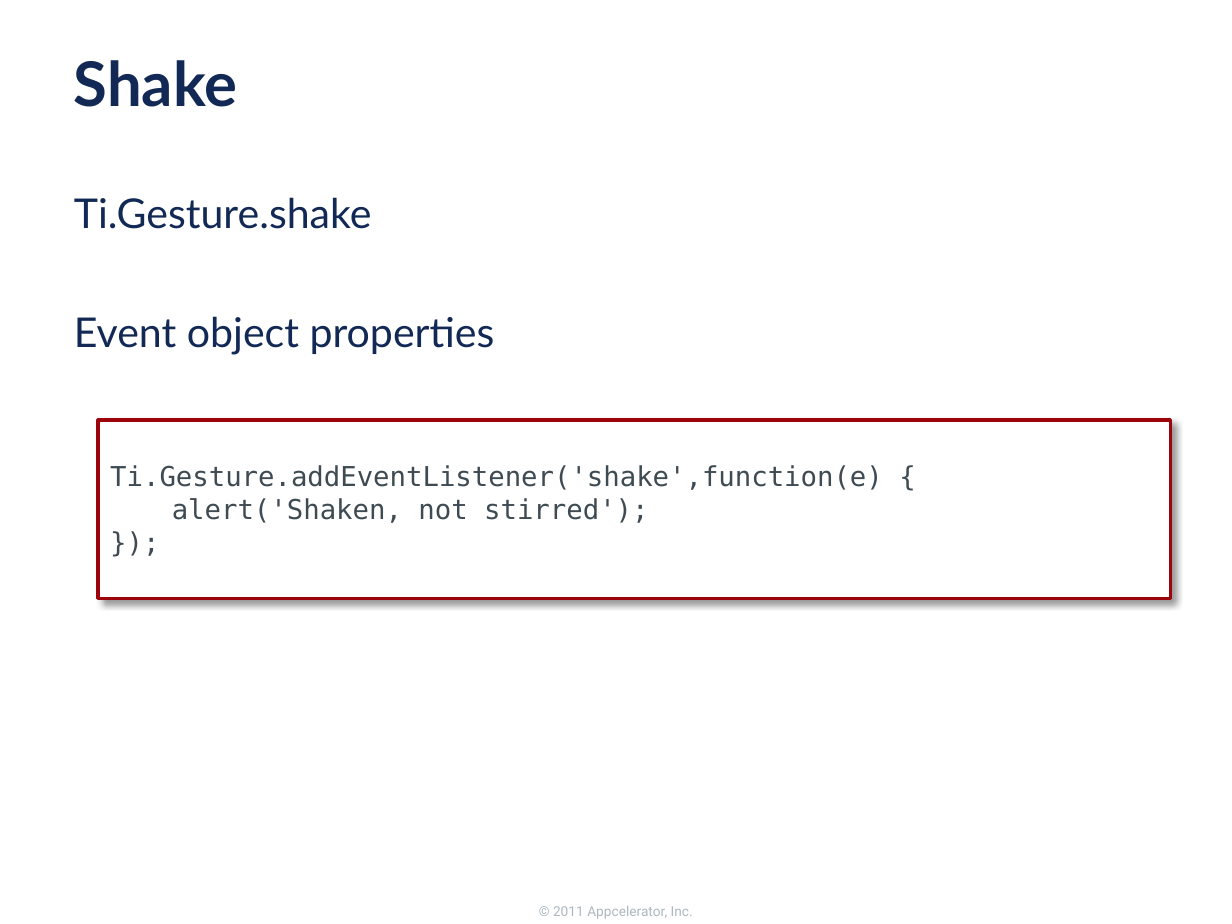
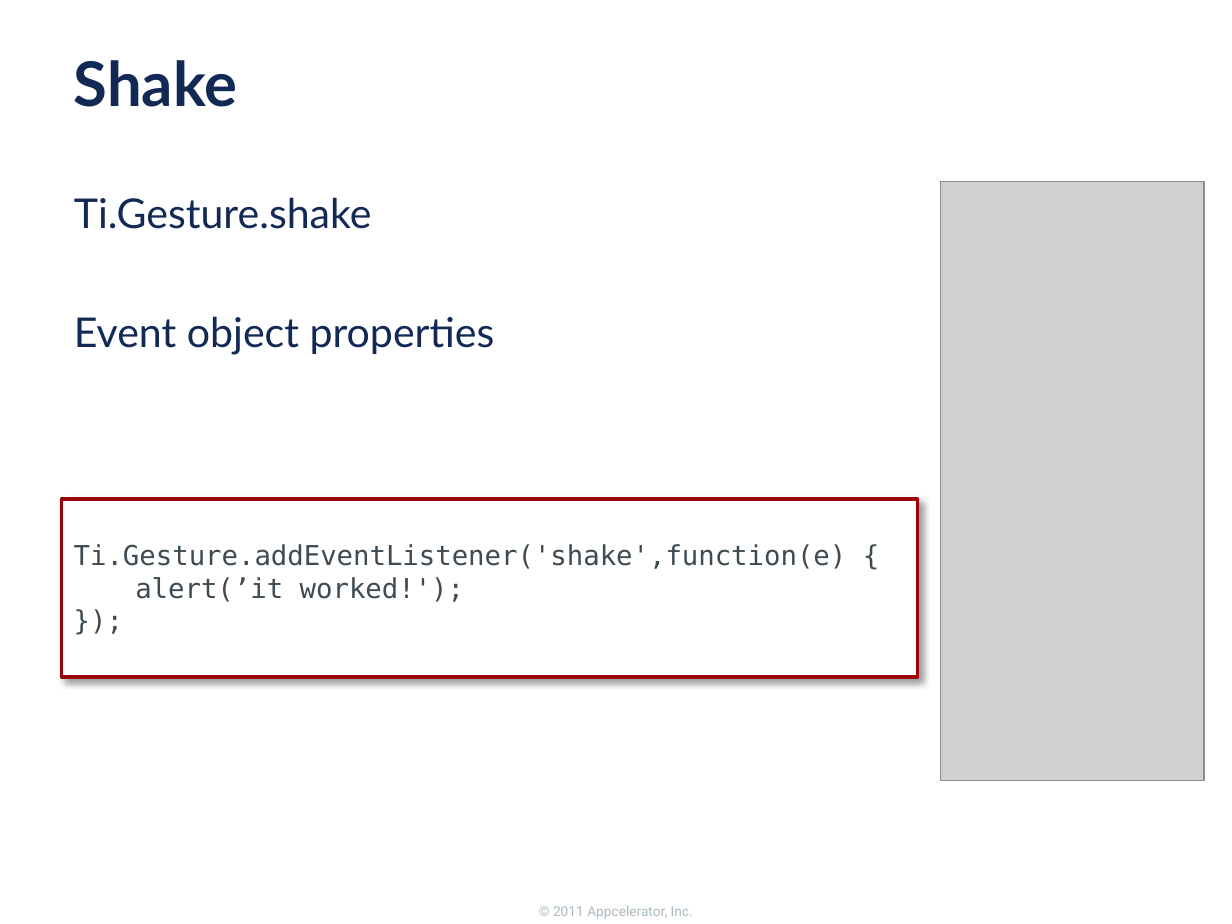
Before and after one commit to appcelerator-forks/appcelerator-training.tcmd_certification, a slide deck: slide 14 of 360/360.pptx. Drawn at 1232x924 pixels with LibreOffice and Linux fonts; fonts in the diff are those of the drawing; grey boxes stand for pictures; background and template pictures are left out. Boxes give left, top, right and bottom in pixels: in the first picture for what was removed or moved away, otherwise in the second. Text is boxed around its words. In the diff, an @@ line names an element or a change of style, - is before the commit and + after.

```diff
--- a/360/360.pptx
+++ b/360/360.pptx
@@ picture added at (940,181,1204,781) @@
@@ rectangle "Ti.Gesture.addEventListener('shake',function(e) {": place and size @@
-rectangle "Ti.Gesture.addEventListener('shake',function(e) {" at (99,420,1170,599)
+rectangle "Ti.Gesture.addEventListener('shake',function(e) {" at (62,499,918,678)
@@ text in rectangle at (135,577,464,602): text changed @@
-alert('Shaken, not stirred');
+alert(’it worked!');
```
Also in this commit, not shown: 2 other slides changed.
